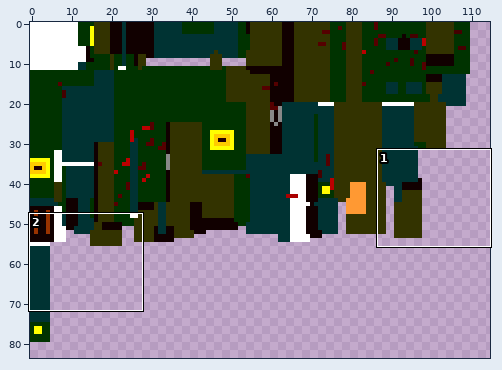
Two states of a sprite sheet, Assets/Models/main_char/main_char_res/main_char_bob_diffuse.png. Above: a wide view before the commit, with the close-up outlined.
Close-up. Before the commit:
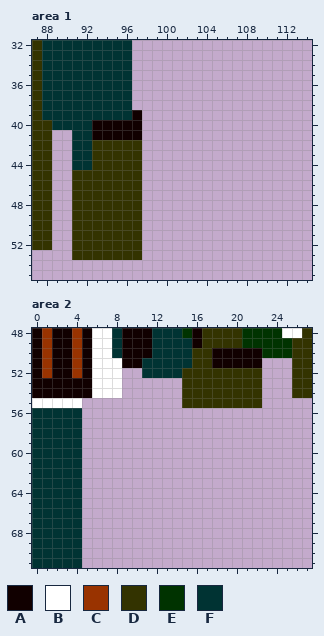
The file is 128x128 pixels. Shown: area 1: x 87..114, y 32..55; area 2: x 0..27, y 48..71. The wide view leaves out empty margins. The commit also changed other parts of the picture, which this record leaves out.
Palette (. is transparent): A #110000  B #ffffff  C #993300  D #333300  E #003300  F #003333
Pixels before, area 1, first column x 87:
32 DFFFFFFFFF.
33 DFFFFFFFFF.
34 DFFFFFFFFF.
35 DFFFFFFFFF.
36 DFFFFFFFFF.
37 DFFFFFFFFF.
38 DFFFFFFFFF.
39 DFFFFFFFFFA
40 DDFFFFAAAAA
41 DD..FFAAAAA
42 DD..FFDDDDD
43 DD..FFDDDDD
44 DD..FFDDDDD
45 DD..DDDDDDD
46 DD..DDDDDDD
47 DD..DDDDDDD
48 DD..DDDDDDD
49 DD..DDDDDDD
50 DD..DDDDDDD
51 DD..DDDDDDD
52 DD..DDDDDDD
53 ....DDDDDDD
Pixels before, area 2, first column x 0:
48 ACAACABBFAAAFFFEADDDDEEEEBBD
49 ACAACABBFAAAFFFFADDDDEEEEEDD
50 ACAACABBFAAAFFFFDDAAAAAEEEDD
51 ACAACABBBAAFFFFFDDAAAAA...DD
52 ACAACABBB..FFFFDDDDDDDD...DD
53 AAAAAABBB......DDDDDDDD...DD
54 AAAAAABBB......DDDDDDDD...DD
55 BBBBB..........DDDDDDDD.....
56 FFFFF.......................
57 FFFFF.......................
58 FFFFF.......................
59 FFFFF.......................
60 FFFFF.......................
61 FFFFF.......................
62 FFFFF.......................
63 FFFFF.......................
64 FFFFF.......................
65 FFFFF.......................
66 FFFFF.......................
67 FFFFF.......................
68 FFFFF.......................
69 FFFFF.......................
70 FFFFF.......................
71 FFFFF.......................
And afterwards:
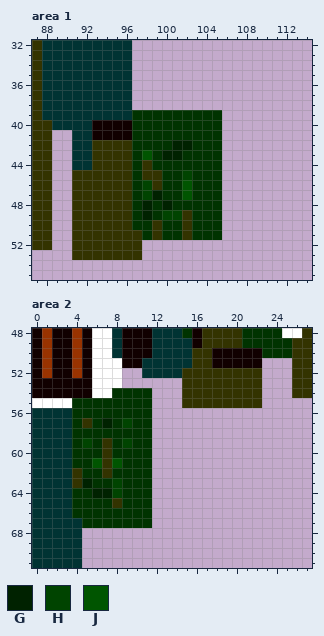
Colours new in this view: G #002200  H #004400  J #005500
Change:
Area 1:
y 39..41: x 97..105 A........ -> EEEEEEEEE
y 42: x 97..105 D........ -> EEEEGGEEE
y 43: x 97..105 D........ -> EJEGGEEEE
y 44: x 97..105 D........ -> EDEEEEEEE
y 45: x 97..105 D........ -> EDDEEHEEE
y 46: x 97..105 D........ -> EHDEEJEEE
y 47: x 97..105 D........ -> EHGEEJEEE
y 48: x 97..105 D........ -> EGEGEEEEE
y 49: x 97..105 D........ -> EGEHHDEEE
y 50: x 97..105 D........ -> EEDEEDEEE
y 51: x 98..105 ........ -> EDEEDEEE
Area 2:
y 54: x 8..11 B... -> EEEE
y 55: x 4..11 B....... -> EEEEEEEE
y 56: x 4..11 F....... -> EEEEEEEE
y 57: x 4..11 F....... -> EDEGEHEE
y 58: x 4..11 F....... -> EEEEEEEE
y 59: x 4..11 F....... -> EHEDEHEE
y 60: x 4..11 F....... -> EEEDEEEE
y 61: x 4..11 F....... -> EEJDJEEE
y 62: x 4..11 F....... -> DEEDEEEE
y 63: x 4..11 F....... -> DGEEHEEE
y 64: x 4..11 F....... -> EEGGHEEE
y 65: x 4..11 F....... -> EEEEDEEE
y 66: x 4..11 F....... -> EEEEEEEE
y 67: x 5..11 ....... -> EEEEEEE
Pixel boxes of the changes (left, top, right, bottom) in both close-ups:
changed: (132, 110, 222, 240)
changed: (72, 388, 152, 528)
